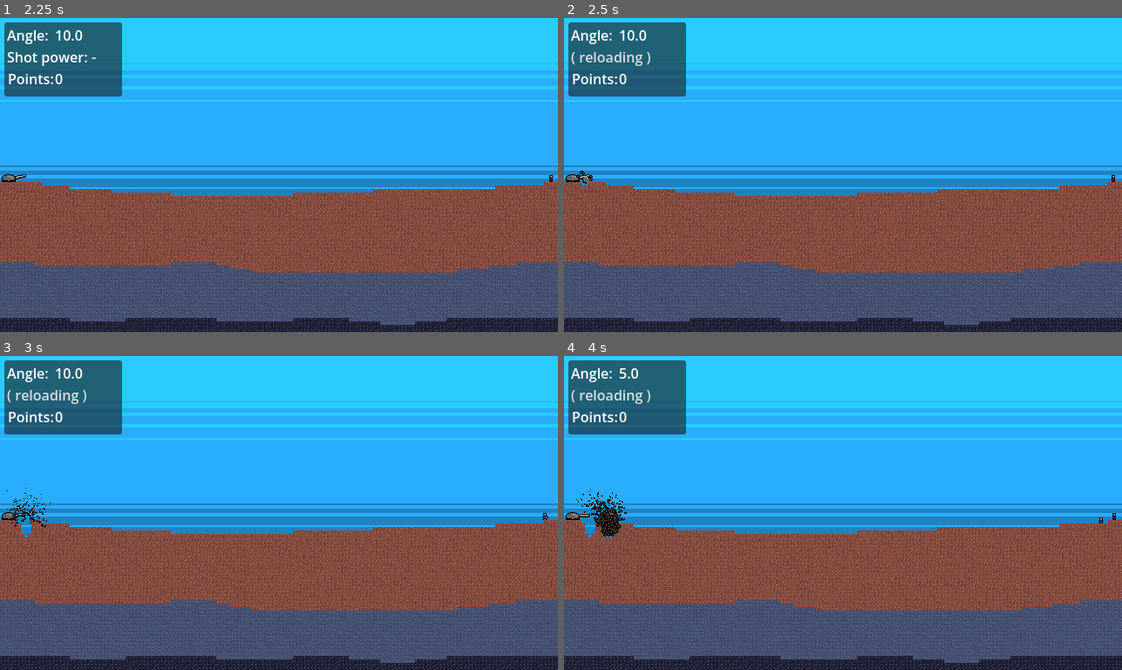
Above: before the commit, frames 1-4 (two rows, left to right).
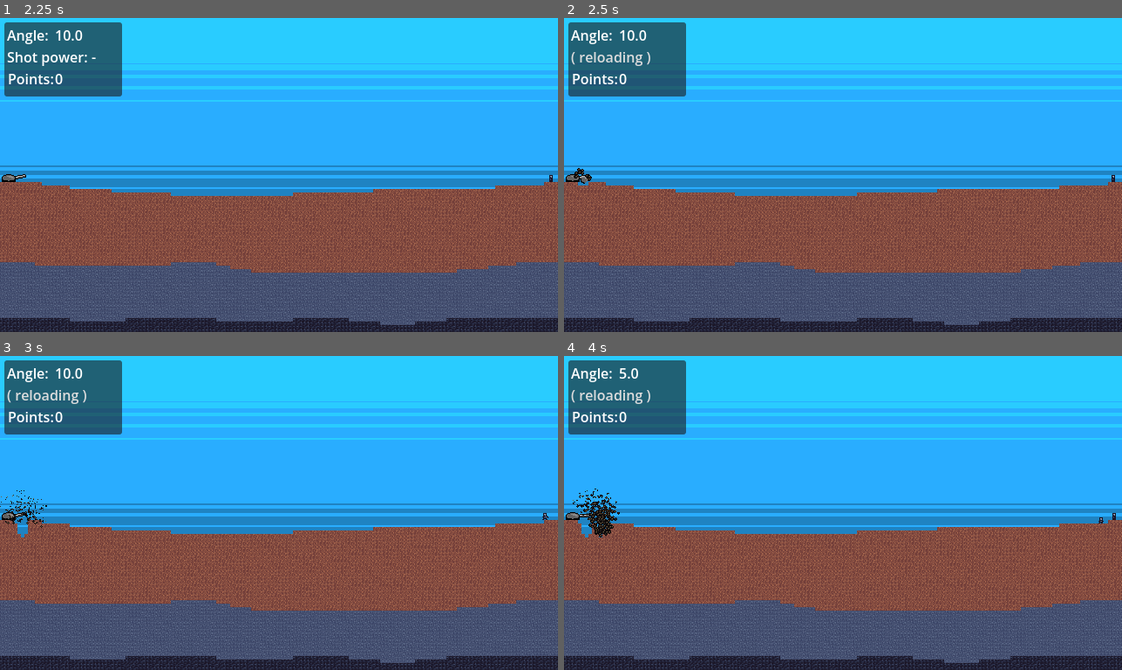
Above: after the commit, the same moments.

Repository: hunttis/ld-60
Game: Godot game, scene res://assets/scenes/master.tscn
Same seed, same stepped clock (60 frames per second), same inputs: the game is played once before the commit and once after it.
Inputs (mouse positions are in pixels of both pictures, inside the frame that each line leads up to):
- Up to frame 1 (2.25 s): click "Start" at 0.5 s; tap Enter at 1.25 s; move the mouse to (401, 159) at 1.27 s; hold Right (lower_cannon_angle) 1.28-2.03 s; tap Left (raise_cannon_angle) at 1.55, 2.1 s; move the mouse to (167, 190) at 2.02 s
- Up to frame 2 (2.5 s): tap Space (shoot) at 2.3 s
- Up to frame 3 (3 s): move the mouse to (334, 443) at 2.77 s; hold Space (shoot) from 2.78 s (still down)
- Up to frame 4 (4 s): tap Shift (angle_finesse_modifier, bound only after the commit) at 3.05, 3.6 s; move the mouse to (815, 575) at 3.52 s; release Space (shoot) at 3.53 s; tap Right (lower_cannon_angle) at 3.8 s

Frame 1 is identical in both runs. In frame 2, less than 0.1% of the frame differs, in the area x 1-6%, y 47-54%; in frame 3, 0.3%; in frame 4, 0.6%, in the area x 1-12%, y 42-58%.

Commit message:
Add finesse to turret controls

Diff:
--- a/assets/scenes/player/cannon.gd
+++ b/assets/scenes/player/cannon.gd
@@ -5,9 +5,11 @@
 const ANGLE_MOD_SPEED = 75
 const MIN_ANGLE = 5
 const MAX_ANGLE = 80
+const FINESSE_ANGLE_MULTIPLIER = .5
 const MIN_POWER = .1
 const MAX_POWER = .999
 const RELOAD_DELAY = 1.0
+const CHARGE_SPEED_MULTIPLIER = .75
 
 signal angle_changed(angle: float)
 signal power_changed(power: float)
@@ -42,13 +44,19 @@
       Events.reload_complete.emit()
 
   if Input.is_action_pressed("lower_cannon_angle") && angle > MIN_ANGLE:
-    change_cannon_angle(Direction.DOWN, delta)
+    var angle_change = delta
+    if Input.is_action_pressed("angle_finesse_modifier"):
+      angle_change *= FINESSE_ANGLE_MULTIPLIER
+    change_cannon_angle(Direction.DOWN, angle_change)
   if Input.is_action_pressed("raise_cannon_angle") && angle < MAX_ANGLE:
-    change_cannon_angle(Direction.UP, delta)
+    var angle_change = delta
+    if Input.is_action_pressed("angle_finesse_modifier"):
+      angle_change *= FINESSE_ANGLE_MULTIPLIER
+    change_cannon_angle(Direction.UP, angle_change)
   if Input.is_action_just_pressed("shoot"):
     shot_power = MIN_POWER
   if Input.is_action_pressed("shoot") && shot_delay == 0 && shot_power < MAX_POWER:
-    shot_power = min(shot_power + delta, MAX_POWER)
+    shot_power = min(shot_power + delta * CHARGE_SPEED_MULTIPLIER, MAX_POWER)
     power_changed.emit(shot_power)
   if Input.is_action_just_released("shoot") && shot_delay == 0:
     shoot.emit(angle, shot_power)
--- a/project.godot
+++ b/project.godot
@@ -98,6 +98,11 @@
 "events": [Object(InputEventKey,"resource_local_to_scene":false,"resource_name":"","device":-1,"window_id":0,"alt_press …(189 unchanged characters)…
 ]
 }
+angle_finesse_modifier={
+"deadzone": 0.2,
+"events": [Object(InputEventKey,"resource_local_to_scene":false,"resource_name":"","device":-1,"window_id":0,"alt_pressed":false,"shift_pressed":false,"ctrl_pressed":false,"meta_pressed":false,"pressed":false,"keycode":0,"physical_keycode":4194325,"key_label":0,"unicode":0,"location":0,"echo":false,"script":null)
+]
+}
 
 [layer_names]
 
